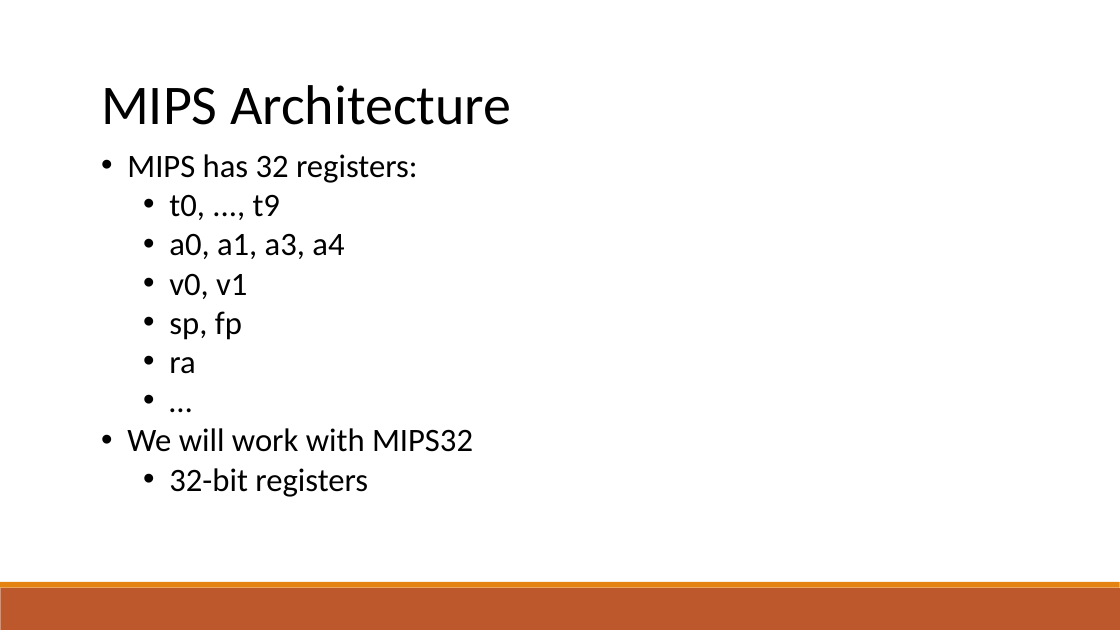
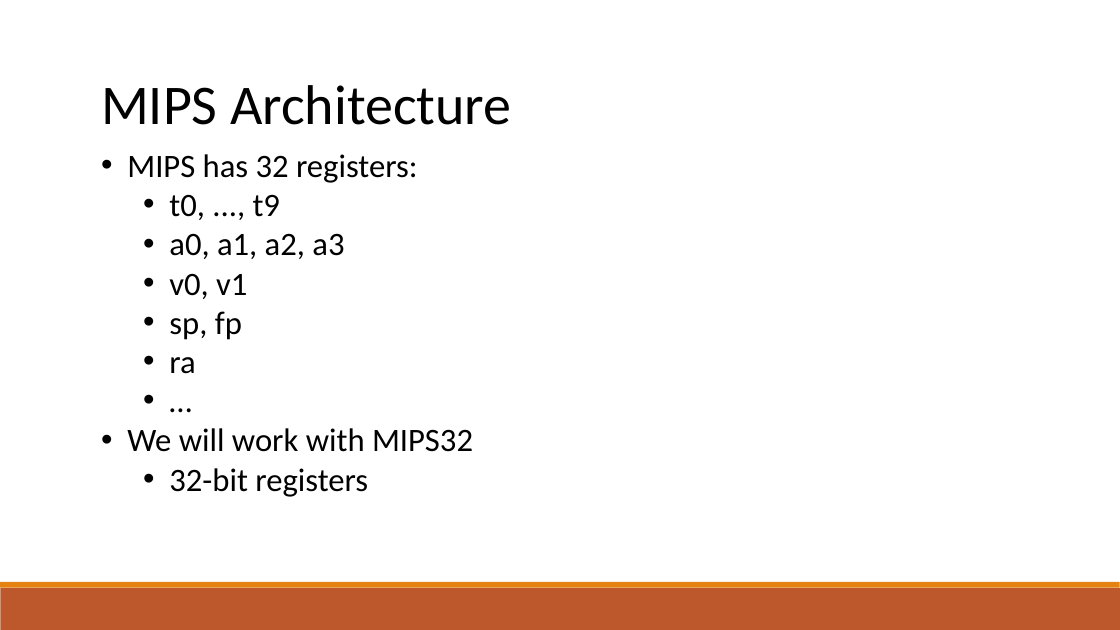
Before and after one commit to raghadzeidan/COMPILATION_TAU_FOR_STUDENTS, a slide deck: slide 2 of new_slides/codegen.pptx. Drawn at 1120x630 pixels with LibreOffice and Linux fonts; fonts in the diff are those of the drawing. Boxes give left, top, right and bottom in pixels: in the first picture for what was removed or moved away, otherwise in the second. Text is boxed around its words. In the diff, an @@ line names an element or a change of style, - is before the commit and + after.

```diff
--- a/new_slides/codegen.pptx
+++ b/new_slides/codegen.pptx
@@ text at (169,233,344,259): text changed @@
-  • a0, a1, a3, a4
+  • a0, a1, a2, a3
```
Also in this commit, not shown: 5 other slides changed, 12 slides added, 1 other file.
